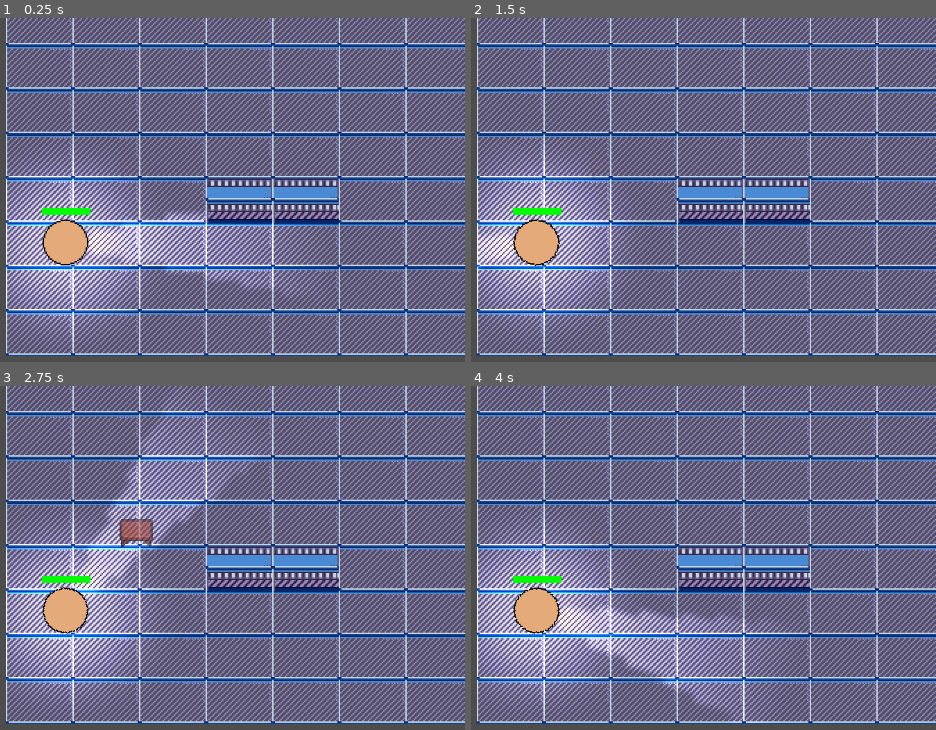
Above: before the commit, frames 1-4 (two rows, left to right).
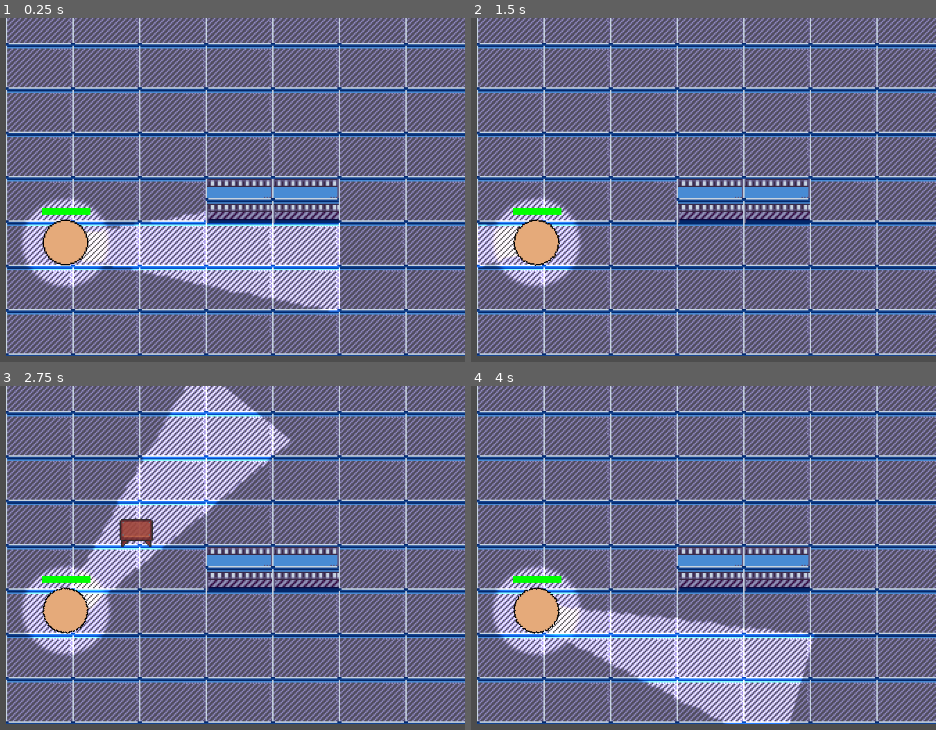
Above: after the commit, the same moments.

Repository: WasgehtPro/GameJam
Game: Godot game, scene res://Levels/main_level.tscn
Two runs of this game, one before a commit and one after it. Both use one fixed random seed, a clock stepped at 60 frames per second and the inputs below.
Inputs (mouse positions are in pixels of both pictures, inside the frame that each line leads up to):
- Up to frame 1 (0.25 s): no input
- Up to frame 2 (1.5 s): tap Enter at 0.5 s; move the mouse to (712, 220) at 0.52 s; tap Space at 1.25 s; move the mouse to (outside the picture) at 1.27 s
- Up to frame 3 (2.75 s): tap Enter at 2 s; move the mouse to (144, 513) at 2.02 s
- Up to frame 4 (4 s): tap Space at 2.75 s; move the mouse to (494, 699) at 2.77 s; tap Enter at 3.5 s; move the mouse to (777, 678) at 3.52 s

The runs differ from the first frame. In frame 1, 13% of the frame differs, in the area x 1-74%, y 39-93%; in frame 2, 7.1%; in frame 3, 15%, in the area x 1-63%, y 0-93%; in frame 4, 14%.

Commit message:
ligthung stuff

Diff:
--- a/Objects/table.tscn
+++ b/Objects/table.tscn
@@ -1,10 +1,25 @@
 [gd_scene load_steps=6 format=3 uid="uid://ctr4vn7onx23o"]
 
-[ext_resource type="Script" path="res://Objects/table.gd" id="1_gm3kg"]
 [ext_resource type="Texture2D" uid="uid://dwcrftwp3fxpl" path="res://furniture9.png" id="1_saxc0"]
 
 [sub_resource type="PhysicsMaterial" id="PhysicsMaterial_73ohr"]
 friction = 0.5
+
+[sub_resource type="GDScript" id="GDScript_iou37"]
+script/source = "extends RigidBody2D
+
+var goal = Vector2(0, 0)
+var strength = 0.1
+# Called when the node enters the scene tree for the first time.
+func _ready():
+	pass # Replace with function body.
+
+
+# Called every frame. 'delta' is the elapsed time since the previous frame.
+func _process(delta):
+	#apply_force((goal - global_position) * strength)
+	pass
+"
 
 [sub_resource type="RectangleShape2D" id="RectangleShape2D_csh1y"]
 size = Vector2(24, 17)
@@ -19,7 +34,7 @@
 gravity_scale = 0.0
 can_sleep = false
 linear_damp = 1.0
-script = ExtResource("1_gm3kg")
+script = SubResource("GDScript_iou37")
 
 [node name="CollisionShape2D" type="CollisionShape2D" parent="."]
 position = Vector2(0, 3.5)
--- a/Player/Player.tscn
+++ b/Player/Player.tscn
@@ -1,8 +1,8 @@
 [gd_scene load_steps=8 format=3 uid="uid://bmt1aict1k0h8"]
 
 [ext_resource type="Texture2D" uid="uid://cs7ot8norqy2f" path="res://Player/Player.png" id="1_l0e7v"]
-[ext_resource type="Texture2D" uid="uid://o5apaqd5uo82" path="res://LightMasks/StandartCone.png" id="3_8sk5g"]
-[ext_resource type="Texture2D" uid="uid://cwfgiaku17qwe" path="res://LightMasks/StandartCircle.png" id="4_7jmii"]
+[ext_resource type="Texture2D" uid="uid://b3f3hcjxl02rb" path="res://Unbenannt.png" id="2_sswe7"]
+[ext_resource type="Texture2D" uid="uid://gjy0hfsyom6c" path="res://Un1benannt.png" id="3_unl0d"]
 
 [sub_resource type="GDScript" id="GDScript_5151p"]
 script/source = "extends CharacterBody2D
@@ -93,8 +93,7 @@
 
 [node name="PointLight2D" type="PointLight2D" parent="Sprite2D"]
 shadow_enabled = true
-texture = ExtResource("4_7jmii")
-texture_scale = 0.5
+texture = ExtResource("2_sswe7")
 
 [node name="PointLight2D2" type="PointLight2D" parent="Sprite2D"]
 light_mask = 2
@@ -103,12 +102,11 @@
 range_item_cull_mask = 2
 shadow_enabled = true
 shadow_item_cull_mask = 2
-texture = ExtResource("4_7jmii")
-texture_scale = 0.5
+texture = ExtResource("2_sswe7")
 
 [node name="PointLight2D3" type="PointLight2D" parent="Sprite2D"]
 shadow_enabled = true
-texture = ExtResource("3_8sk5g")
+texture = ExtResource("3_unl0d")
 texture_scale = 2.0
 
 [node name="PointLight2D4" type="PointLight2D" parent="Sprite2D"]
@@ -118,7 +116,7 @@
 range_item_cull_mask = 2
 shadow_enabled = true
 shadow_item_cull_mask = 2
-texture = ExtResource("3_8sk5g")
+texture = ExtResource("3_unl0d")
 texture_scale = 2.0
 
 [node name="GrabRange" type="RayCast2D" parent="Sprite2D"]
Binary file added: Un1benannt.png
Not shown, added: Un1benannt.png.import
Binary file added: Unbenannt.png
Not shown, added: Unbenannt.png.import
